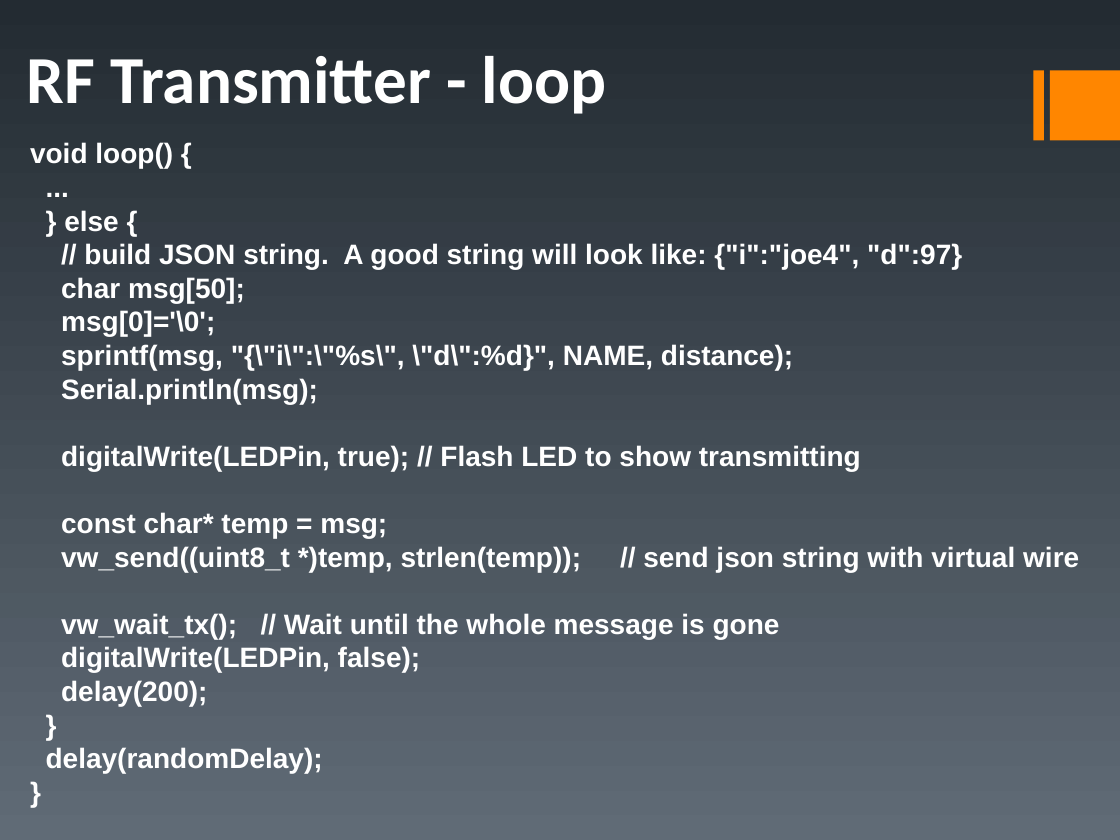
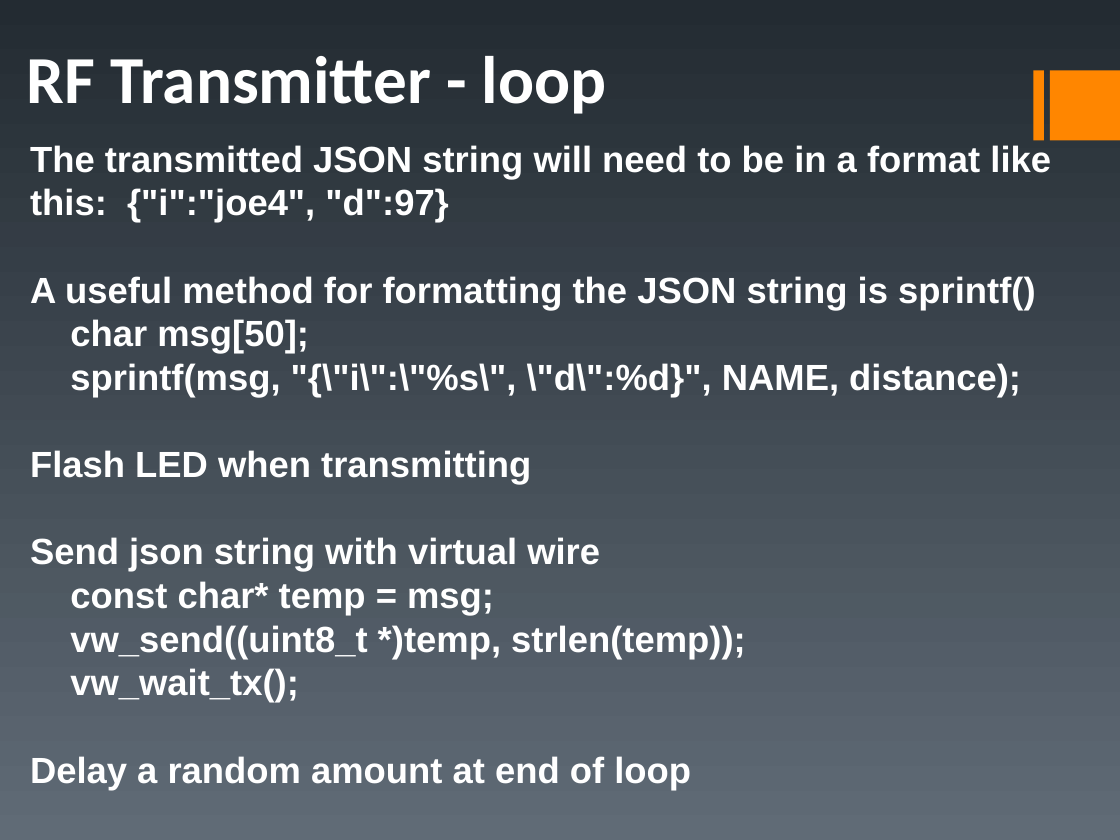
Before and after one commit to fwin-dev/arduino_sonar_web_api, a slide deck: slide 25 of examples/duinofest.ppt (slide 26 before the commit). Drawn at 1120x840 pixels with LibreOffice and Linux fonts; fonts in the diff are those of the drawing. Boxes give left, top, right and bottom in pixels: in the first picture for what was removed or moved away, otherwise in the second. Text is boxed around its words. In the diff, an @@ line names an element or a change of style, - is before the commit and + after.

```diff
--- a/examples/duinofest.ppt
+++ b/examples/duinofest.ppt
@@ text at bbox=[30, 145, 1051, 310]: text changed; size 20 to 26 pt @@
-void loop() {
-...
-} else {
-// build JSON string. A good string will look like: {"i":"joe4", "d":97}
+The transmitted JSON string will need to be in a format like this: {"i":"joe4", "d":97}
+A useful method for formatting the JSON string is sprintf()
@@ text at bbox=[61, 310, 215, 336]: paragraph removed @@
-msg[0]='\0';
@@ text at bbox=[70, 319, 1021, 616]: size 20 to 26 pt in "char msg[50];", "sprintf(msg, "{\"i\":\"%s\", \"d\":%d}", NAME, distance);", "const char* temp = msg;" @@
@@ text at bbox=[30, 450, 600, 572]: text changed; size 20 to 26 pt @@
-Serial.println(msg);
-digitalWrite(LEDPin, true); // Flash LED to show transmitting
+Flash LED when transmitting
+Send json string with virtual wire
@@ text at bbox=[30, 625, 746, 790]: text changed; size 20 to 26 pt @@
-vw_send((uint8_t *)temp, strlen(temp)); // send json string with virtual wire
-vw_wait_tx(); // Wait until the whole message is gone
-digitalWrite(LEDPin, false);
-delay(200);
-}
-delay(randomDelay);
-}
+vw_send((uint8_t *)temp, strlen(temp));
+vw_wait_tx();
+Delay a random amount at end of loop
```
Also in this commit, not shown: 9 other slides changed, 2 slides added, 3 slides removed, 4 other files.
